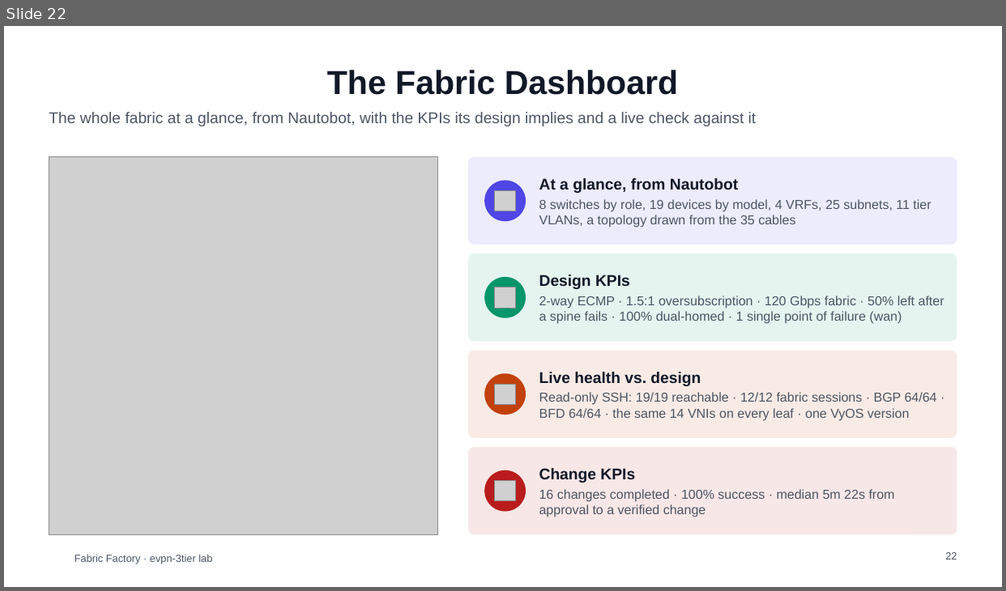
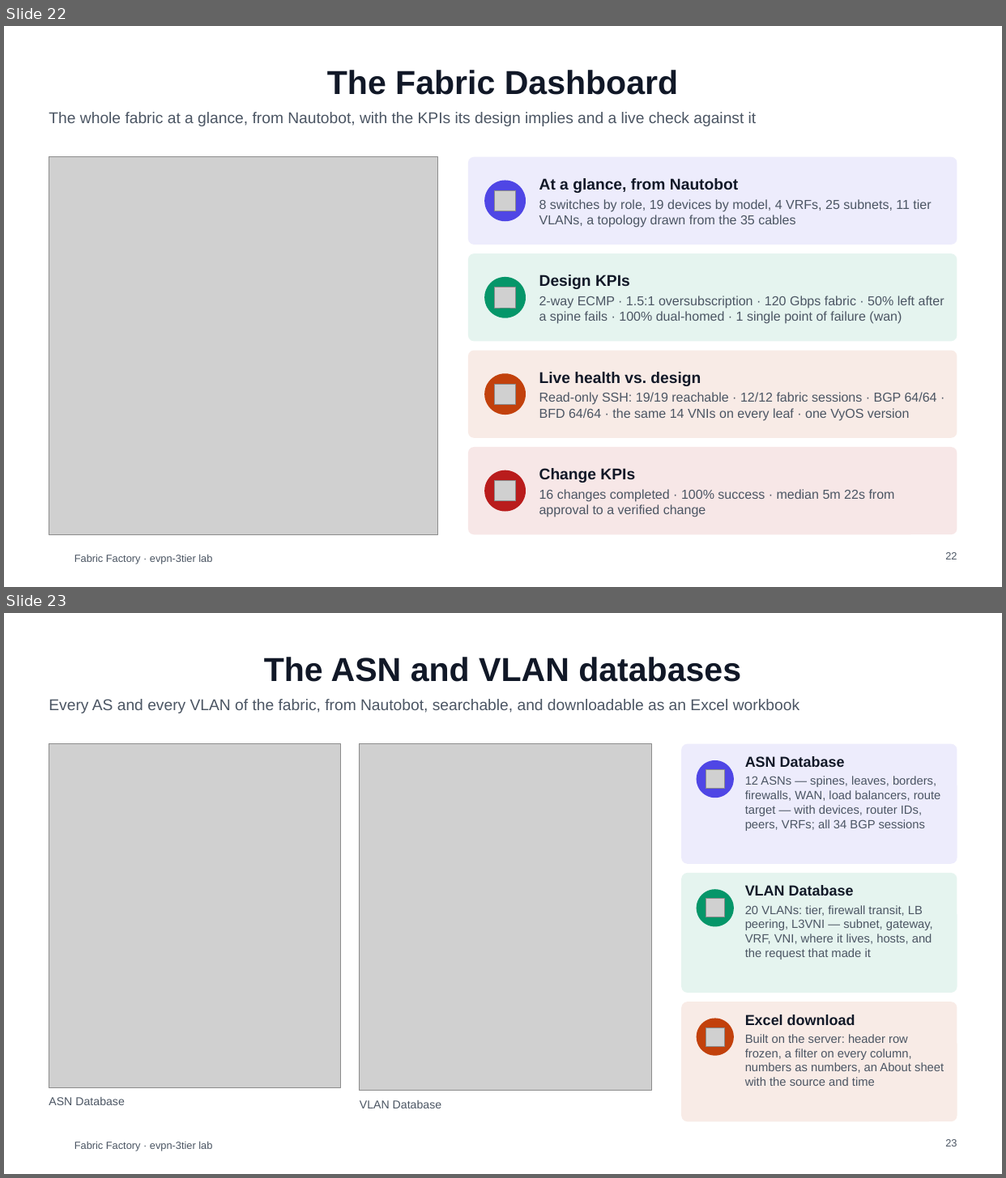
Before and after one commit to dcantor/evpn-3tier, a slide deck: docs/whitepaper/fabric-factory-overview.pptx. Shown one above the other, each under a label of ours: slide 22 before the commit, slides 22 and 23 after it. The pictures are 1006x591 and 1006x1178 pixels, drawn with LibreOffice and Linux fonts; fonts in the diff are those of the drawing; grey boxes stand for pictures; background and template pictures are left out. Boxes give left, top, right and bottom in pixels: in the first picture for what was removed or moved away, otherwise in the second. Text is boxed around its words. In the diff, an @@ line names an element or a change of style, - is before the commit and + after.

```diff
--- a/docs/whitepaper/fabric-factory-overview.pptx
+++ b/docs/whitepaper/fabric-factory-overview.pptx
@@ slide 23 added at <box>4,613,1002,1174</box>, background #FFFFFF; not listed: 1 template element that a slide beside it also shows @@
@@ title added at <box>264,657,741,682</box>, 32 pt, text #111827, bold @@
+The ASN and VLAN databases
@@ text added at <box>49,699,799,713</box>, 15 pt, text #4B5563 @@
+Every AS and every VLAN of the fabric, from Nautobot, searchable, and downloadable as an Excel workbook
@@ picture added at <box>49,744,341,1088</box> @@
@@ picture added at <box>360,744,651,1091</box> @@
@@ rounded rectangle added at <box>681,744,957,864</box>, fill #4F46E5 at 10% opacity @@
@@ text added at <box>745,756,941,831</box>, 11.5 pt, text #4B5563 @@
+ASN Database
+12 ASNs — spines, leaves, borders, firewalls, WAN, load balancers, route target — with devices, router IDs, peers, VRFs; all 34 BGP sessions
@@ ellipse added at <box>697,760,734,798</box>, fill #4F46E5 @@
@@ picture added at <box>706,770,725,789</box> @@
@@ rounded rectangle added at <box>681,873,957,993</box>, fill #059669 at 10% opacity @@
@@ ellipse added at <box>697,889,734,926</box>, fill #059669 @@
@@ picture added at <box>706,899,725,918</box> @@
@@ text added at <box>745,885,933,960</box>, 11.5 pt, text #4B5563 @@
+VLAN Database
+20 VLANs: tier, firewall transit, LB peering, L3VNI — subnet, gateway, VRF, VNI, where it lives, hosts, and the request that made it
@@ rounded rectangle added at <box>681,1003,957,1122</box>, fill #C2410C at 10% opacity @@
@@ ellipse added at <box>697,1019,734,1056</box>, fill #C2410C @@
@@ text added at <box>745,1015,944,1086</box>, 11.5 pt, text #4B5563 @@
+Excel download
+Built on the server: header row frozen, a filter on every column, numbers as numbers, an About sheet with the source and time
@@ picture added at <box>706,1028,725,1046</box> @@
@@ text added at <box>49,1097,125,1105</box>, 11 pt, text #4B5563 @@
+ASN Database
@@ text added at <box>360,1101,442,1109</box>, 11 pt, text #4B5563 @@
+VLAN Database
@@ page number added at <box>945,1139,957,1147</box>, 10 pt, text #4B5563 @@
+23
```
Also in this commit, not shown: 1 slide changed, 11 other files.
